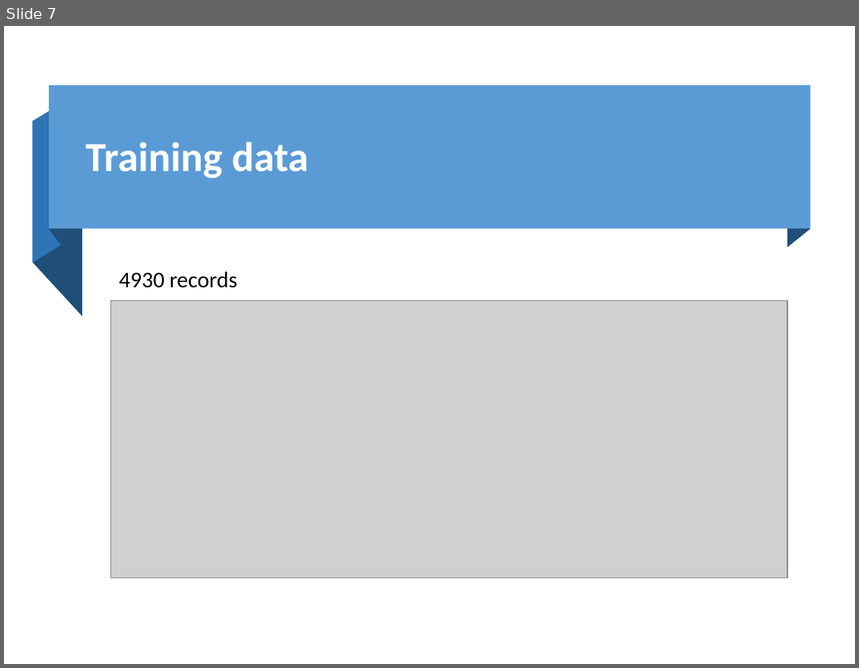
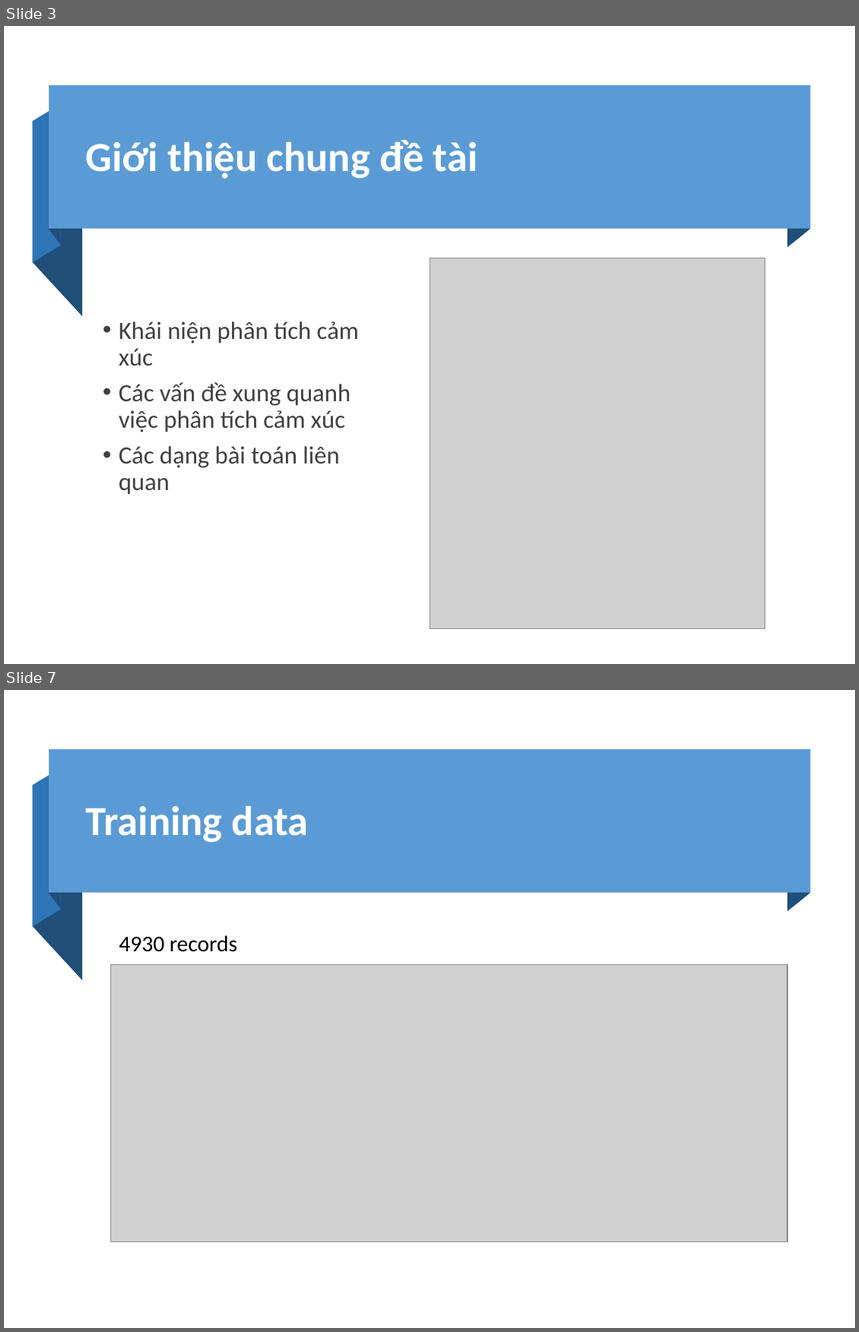
Before and after one commit to ManhLk/icomm_internship, a slide deck: Slide.pptx. Shown one above the other, each under a label of ours: slide 7 before the commit, slides 3 and 7 after it; the slides between them are not shown. The pictures are 859x668 and 859x1332 pixels, drawn with LibreOffice and Linux fonts; fonts in the diff are those of the drawing; grey boxes stand for pictures. Boxes give left, top, right and bottom in pixels: in the first picture for what was removed or moved away, otherwise in the second. Text is boxed around its words. In the diff, an @@ line names an element or a change of style, - is before the commit and + after.

```diff
--- a/Slide.pptx
+++ b/Slide.pptx
@@ slide 3 added at <box>4,26,855,664</box>, background #FFFFFF @@
@@ group added at <box>33,85,811,316</box>: 4 freeform shapes, 1 rectangle @@
@@ title added at <box>85,140,478,179</box>, 35 pt, text #FFFFFF, bold @@
+Giới thiệu chung đề tài
@@ picture added at <box>430,259,765,629</box> @@
@@ text added at <box>119,322,359,495</box>, 21 pt, text #404040 @@
+• Khái niện phân tích cảm xúc
+• Các vấn đề xung quanh việc phân tích cảm xúc
+• Các dạng bài toán liên quan
```
Also in this commit, not shown: 4 slides changed, 9 other slides added, 6 slides removed, 1 other file.
